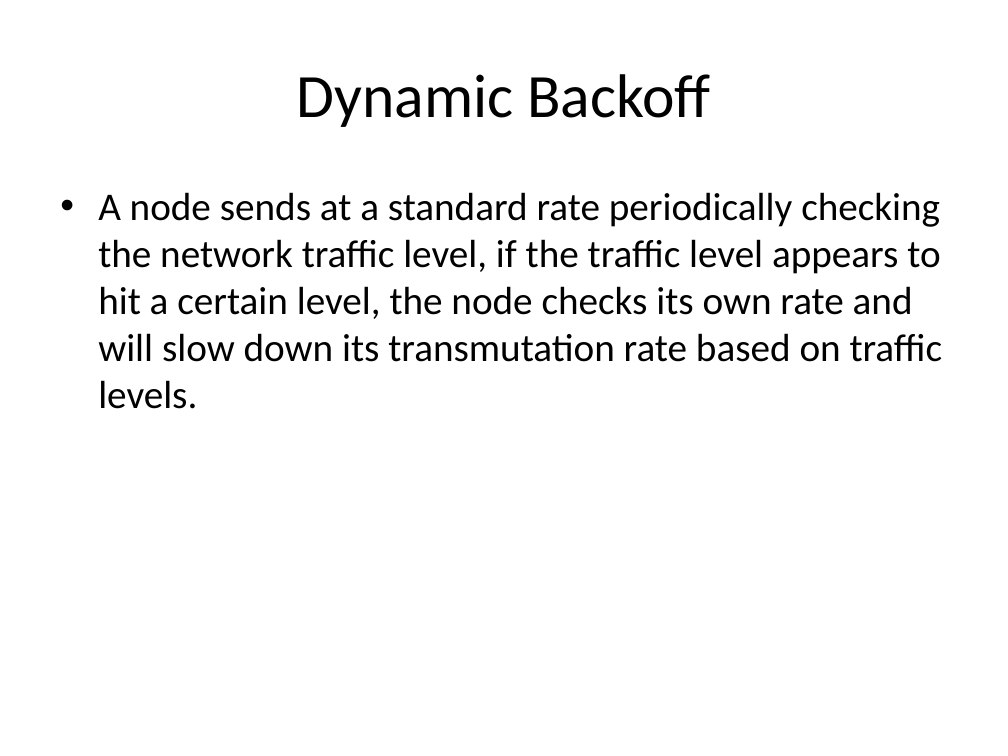
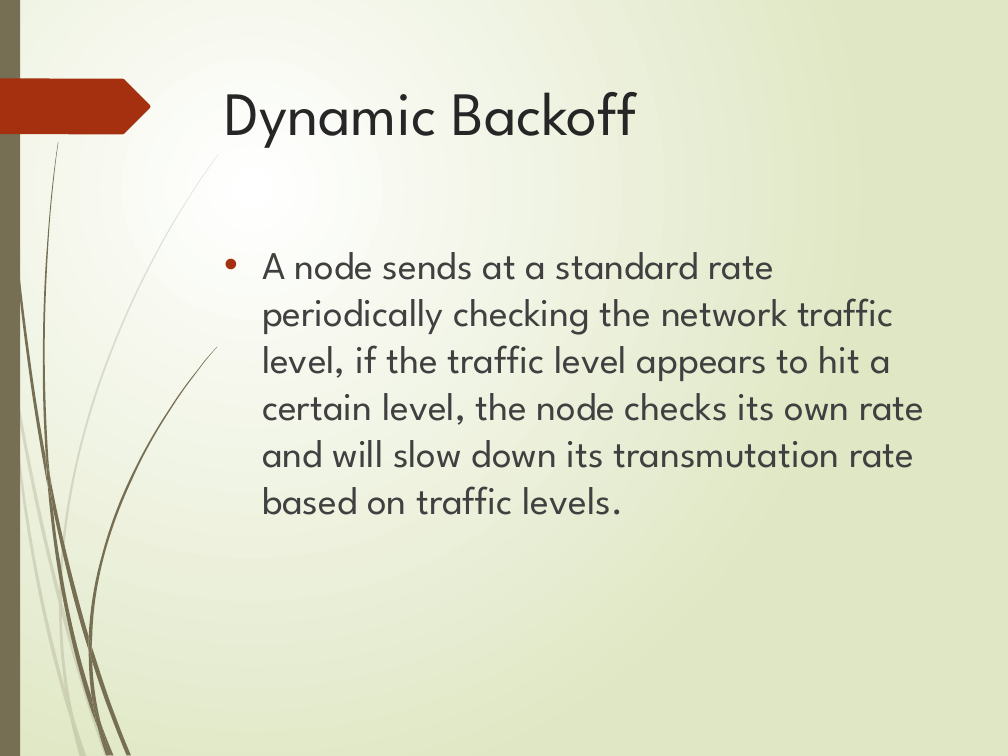
Before and after one commit to Marfle-Bark/myHUMPS, a slide deck: slide 6 of Presentation.pptx. Drawn at 1008x756 pixels with LibreOffice and Linux fonts; fonts in the diff are those of the drawing. Boxes give left, top, right and bottom in pixels: in the first picture for what was removed or moved away, otherwise in the second. Text is boxed around its words. In the diff, an @@ line names an element or a change of style, - is before the commit and + after.

```diff
--- a/Presentation.pptx
+++ b/Presentation.pptx
@@ background #FFFFFF to gradient #FFFFFF to #DFE8C4 @@
@@ rectangle added at (0, 0, 20, 756), fill #766F54 @@
@@ freeform shape added at (0, 79, 150, 135), fill #A53010 @@
@@ title "Dynamic Backoff": place and size @@
-title "Dynamic Backoff" at (297, 74, 710, 127)
+title "Dynamic Backoff" at (224, 92, 637, 148)
@@ title "Dynamic Backoff" at (224, 92, 637, 148): font Calibri to League Spartan, text colour #000000 to #262626; alignment centre to left; vertical alignment middle to top @@
@@ text "A node sends at a ...": place and size @@
-text "A node sends at a ..." at (98, 192, 943, 409)
+text "A node sends at a ..." at (262, 252, 924, 515)
@@ text "A node sends at a ..." at (262, 252, 924, 515): font Calibri to League Spartan, text colour #000000 to #404040; more space between paragraphs @@
@@ group added at (0, 154, 219, 756): 10 freeform shapes @@
@@ group added at (2, 0, 218, 756): 12 freeform shapes @@
```
Also in this commit, not shown: 7 other slides changed.
